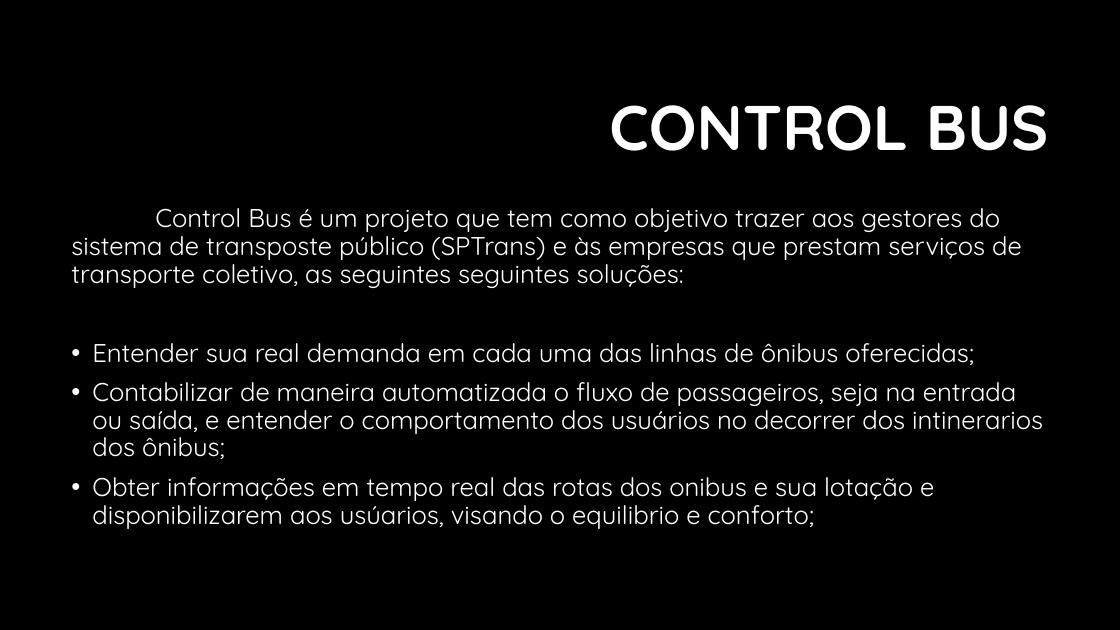
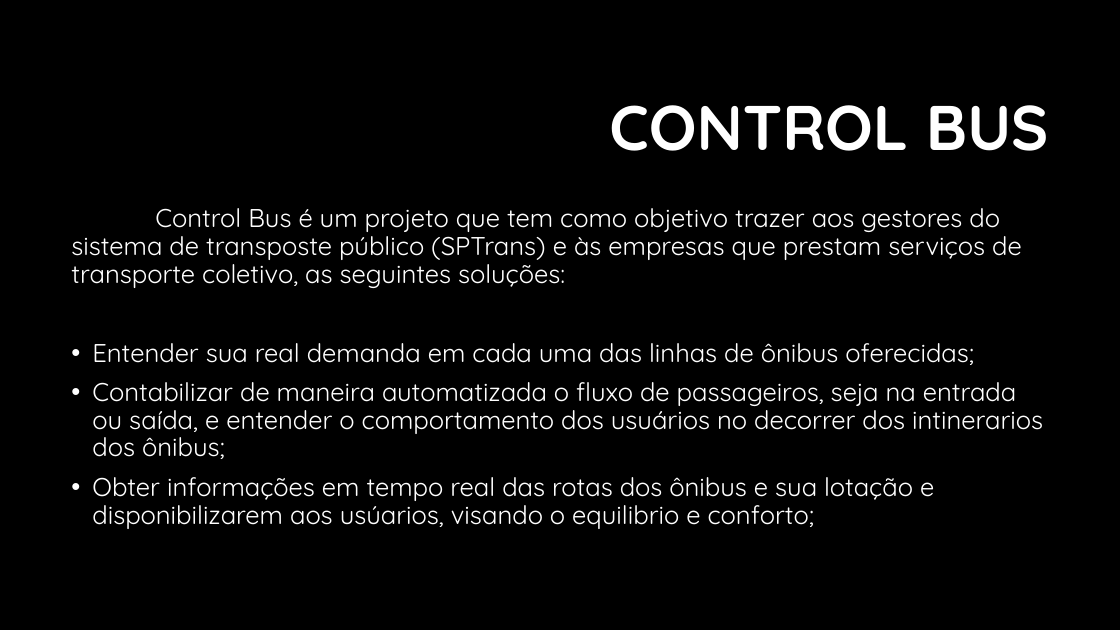
Before and after one commit to natanaelmelobandtec/pesquisa_inovacao, a slide deck: slide 2 of CONTROL BLOCK.pptx. Drawn at 1120x630 pixels with LibreOffice and Linux fonts; fonts in the diff are those of the drawing; background and template pictures are left out. Boxes give left, top, right and bottom in pixels: in the first picture for what was removed or moved away, otherwise in the second. Text is boxed around its words. In the diff, an @@ line names an element or a change of style, - is before the commit and + after.

```diff
--- a/CONTROL BLOCK.pptx
+++ b/CONTROL BLOCK.pptx
@@ text at <box>71,208,1022,288</box>: text changed @@
-Control Bus é um projeto que tem como objetivo trazer aos gestores do sistema de transposte público (SPTrans) e às empresas que prestam serviços de transporte coletivo, as seguintes seguintes soluções:
+Control Bus é um projeto que tem como objetivo trazer aos gestores do sistema de transposte público (SPTrans) e às empresas que prestam serviços de transporte coletivo, as seguintes soluções:
@@ text at <box>92,477,934,529</box>: text changed @@
-• Obter informações em tempo real das rotas dos onibus e sua lotação e disponibilizarem aos usúarios, visando o equilibrio e conforto;
+• Obter informações em tempo real das rotas dos ônibus e sua lotação e disponibilizarem aos usúarios, visando o equilibrio e conforto;
```
Also in this commit, not shown: 1 other slide changed.
